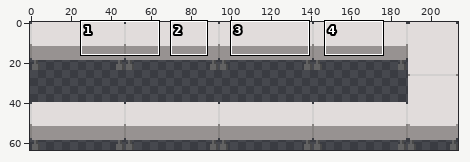
Two versions of one sprite sheet, UbiGame/Resources/img/cafeteria-boxes.png. The picture above shows the old version from afar; the outline marks the close-up.
Close-up. Before the commit:
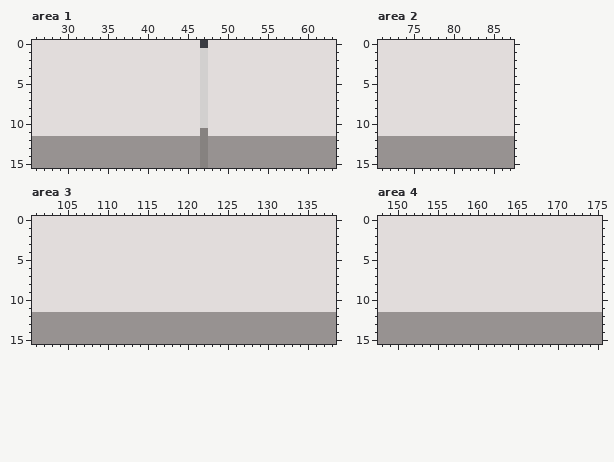
The file is 214x64 pixels. Colours within 5 levels of each other are drawn and written as one. Shown: area 1: x 26..63, y 0..15; area 2: x 71..87, y 0..15; area 3: x 101..138, y 0..15; area 4: x 148..175, y 0..15. The commit also changed other parts of the picture, which this record leaves out.
New version:
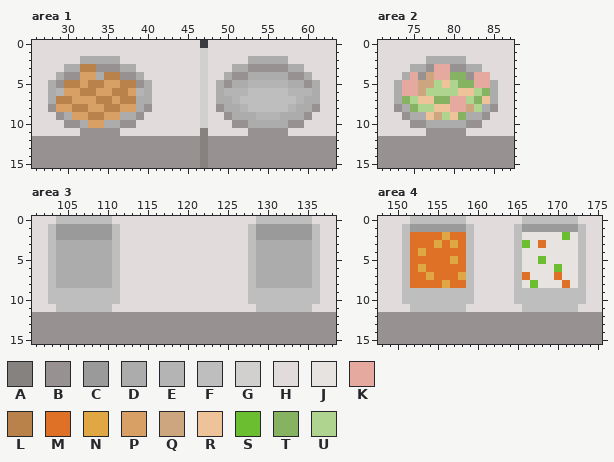
Palette (. is transparent): A #868280  B #979291  C #9a9a9a  D #acacac  E #b4b4b4  F #bebebe  G #d2d0cf  H #e1dcdb  J #e6e3e0  K #e6a99f  L #b9824a  M #df7126  N #e0a845  P #d9a066  Q #cda57e  R #eec39a  S #6abe30  T #86b361  U #afd490
Change:
Changed rows in their new state; - is an unchanged pixel.
Area 1:
first column x 28:
 2 ----DDDDD----------------DDDDD----
 3 --DDLLBBBDD------------DDBBBBBDD--
 4 -DBBPPDLLBBD----------DBBDDDDDBBD-
 5 DBLLPLLPPLLBD--------DBDDEEEEEDDBD
 6 DEPPLLPPLLPED--------DEEEFFFFFEEED
 7 DLLPPPLLPLLDD--------DDEFFFFFFFEDD
 8 BPPLLPPLLPPDB--------BDDEFFFFFEDDB
 9 -BDPPLLPPDDB----------BDDDEEEDDDB-
10 --BBDPPDDBB------------BBDDDDDBB--
11 ----BBBBB----------------BBBBB----
Area 2:
first column x 73:
 2 ----DDDDD----
 3 --DDBKKBBDD--
 4 -DKBQKKTTBKK-
 5 DKKQQURUTTKKD
 6 DKKQUUUURRUTD
 7 DTURRTTKKUTRD
 8 BDTUURRKKQUDB
 9 -BDDRQURTDDB-
10 --BBDDDDDBB--
11 ----BBBBB----
Area 3:
first column x 103:
 0 -FFFFFFF------------------FFFFFFF-
 1 FCCCCCCCF----------------FCCCCCCCF
 2 FCCCCCCCF----------------FCCCCCCCF
 3 FDDDDDDDF----------------FDDDDDDDF
 4 FDDDDDDDF----------------FDDDDDDDF
 5 FDDDDDDDF----------------FDDDDDDDF
 6 FDDDDDDDF----------------FDDDDDDDF
 7 FDDDDDDDF----------------FDDDDDDDF
 8 FDDDDDDDF----------------FDDDDDDDF
 9 FFFFFFFFF----------------FFFFFFFFF
10 FFFFFFFFF----------------FFFFFFFFF
11 -FFFFFFF------------------FFFFFFF-
Area 4:
first column x 151:
 0 -FFFFFFF-------FFFFFFF-
 1 FCCCCCCCF-----FCCCCCCCF
 2 FMMMMNMMF-----FJJJJJSJF
 3 FMMMNMNMF-----FSJMJJJJF
 4 FMNMMMMMF-----FJJJJJJJF
 5 FMMMMMNMF-----FJJSJJJJF
 6 FMNMMMMMF-----FJJJJSJJF
 7 FMMNMMMNF-----FMJJJMJJF
 8 FMMMMNMMF-----FJSJJJMJF
 9 FFFFFFFFF-----FFFFFFFFF
10 FFFFFFFFF-----FFFFFFFFF
11 -FFFFFFF-------FFFFFFF-
